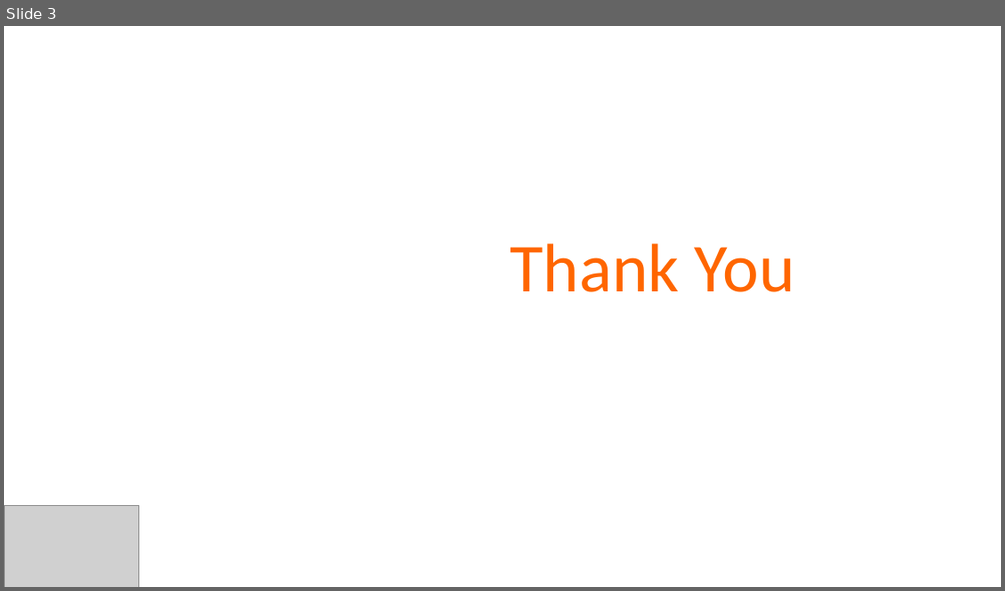
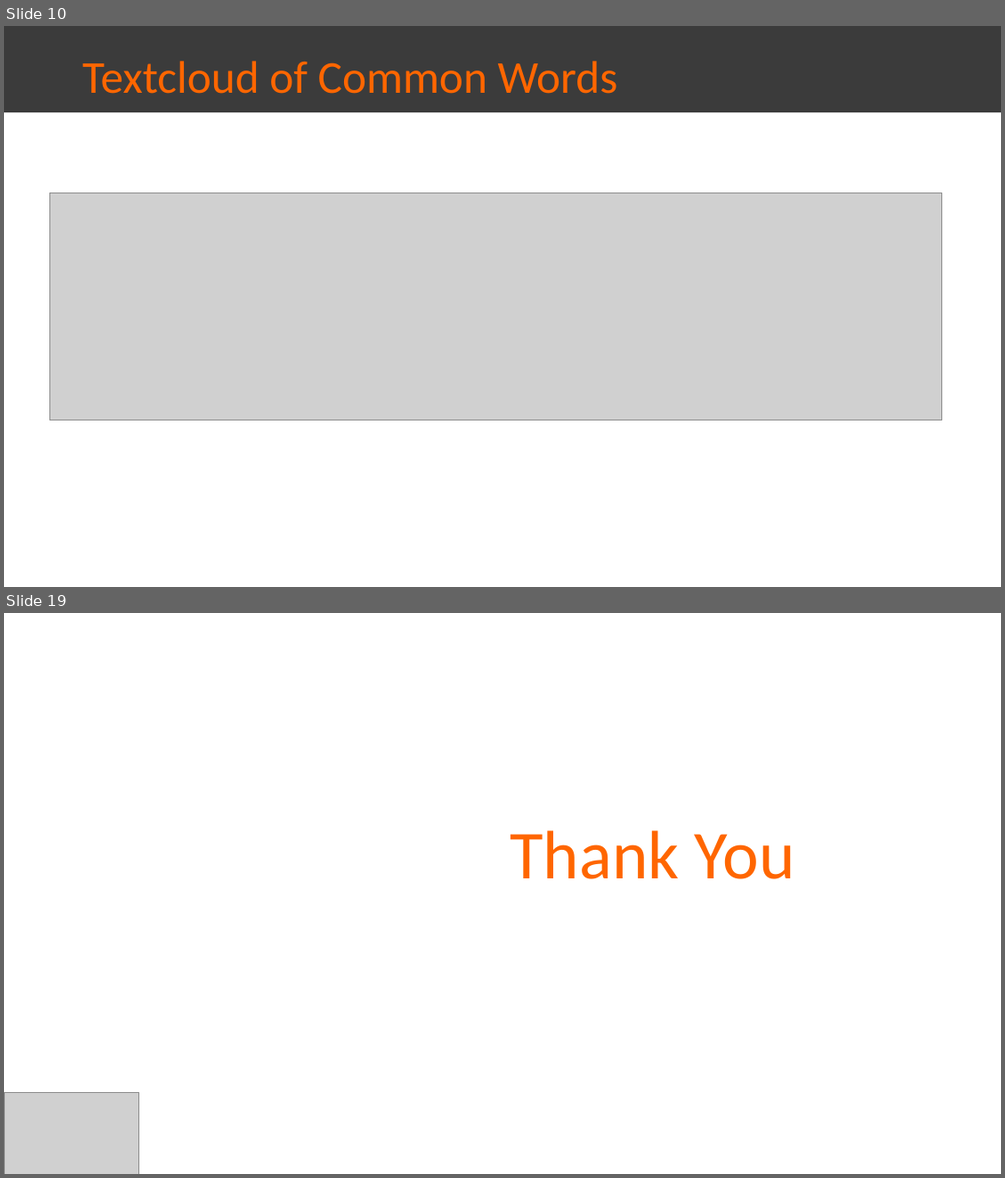
Before and after one commit to farischaudhry/twitter-sentiment-analysis, a slide deck: Final.pptx. Shown one above the other, each under a label of ours: slide 3 before the commit, slides 10 and 19 after it; the slides between them are not shown. The pictures are 1005x591 and 1005x1178 pixels, drawn with LibreOffice and Linux fonts; fonts in the diff are those of the drawing; grey boxes stand for pictures. Boxes give left, top, right and bottom in pixels: in the first picture for what was removed or moved away, otherwise in the second. Text is boxed around its words. In the diff, an @@ line names an element or a change of style, - is before the commit and + after.

```diff
--- a/Final.pptx
+++ b/Final.pptx
@@ slide 10 added at (4, 26, 1001, 587), background #FFFFFF @@
@@ rectangle added at (4, 26, 1001, 112), fill #3B3B3B, 44 pt, text #FF6600 @@
+Textcloud of Common Words
@@ picture added at (49, 192, 942, 420) @@
@@ what was slide 3 is now slide 19 @@
```
Also in this commit, not shown: 1 slide changed, 16 other slides added, 1 slide removed, 2 other files.
